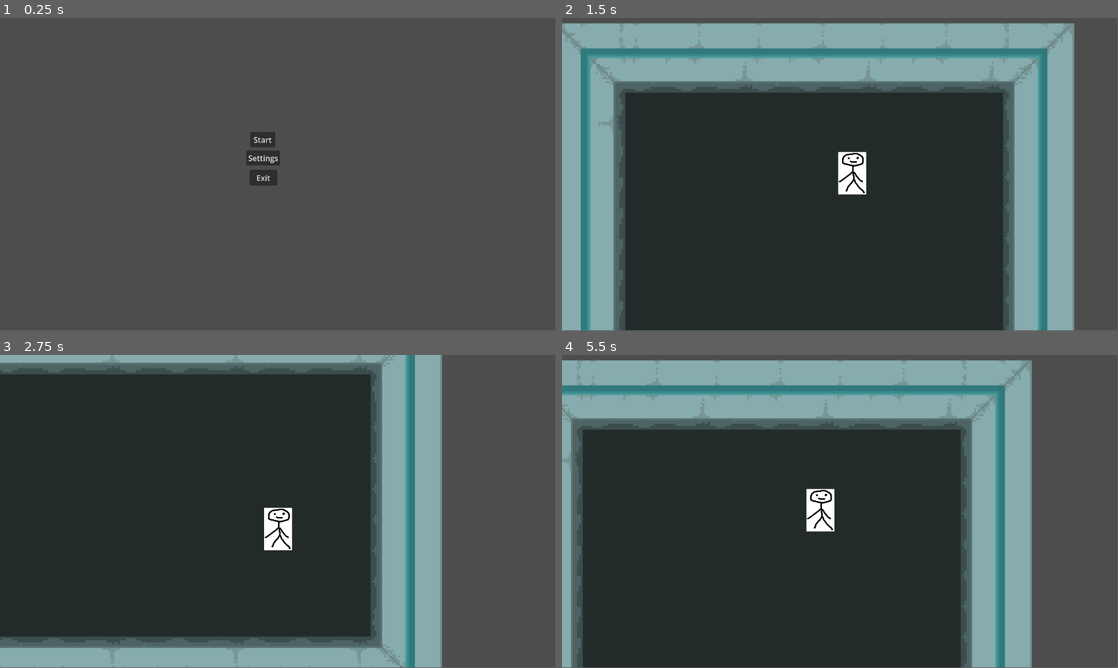
Above: before the commit, frames 1-4 (two rows, left to right).
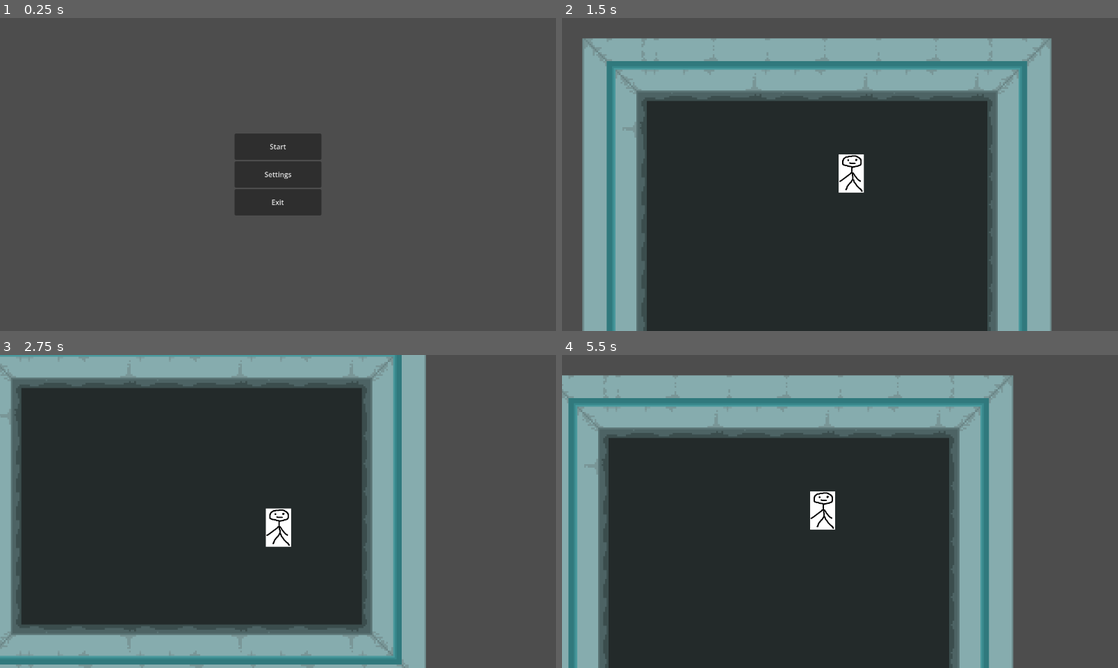
Above: after the commit, the same moments.

Repository: DavydGladius/Gladiator
Game: Godot game, scene res://main_menu.tscn
The game is run twice, just before and just after one commit, with the same random seed, the same clock (stepped at 60 frames per second) and the same inputs.
Inputs:
- Up to frame 1 (0.25 s): no input
- Up to frame 2 (1.5 s): click "Start" at 0.5 s; tap Enter at 1.25 s; hold D (right) from 1.28 s (still down)
- Up to frame 3 (2.75 s): release D (right) at 2.03 s; hold S (down) from 2.03 s (still down)
- Up to frame 4 (5.5 s): release S (down) at 2.78 s; hold D (right) 2.78-3.53 s; hold W (up) 3.53-4.28 s; hold A (left) from 4.28 s (still down)
In our replay, the window is 799x449 before the commit and 800x450 after it. These sizes can differ from the game's own. Grey fills any space a smaller window leaves; there, only what the larger window draws over its background counts as a difference.

The runs differ from the first frame. In frame 1, 3.3% of the frame differs, in the area x 42-58%, y 36-64%; in frame 2, 35%, in the area x 0-93%, y 1-100%; in frame 3, 26%; in frame 4, 29%.

Commit message:
Minor fixes
+ Centered menu buttons using anchor.
+ Made buttons bigger.
+ Changed screen size to 720p (temp)
+ Changed main_menu from Node2d to Control node

Diff:
--- a/main_menu.gd
+++ b/main_menu.gd
@@ -1,4 +1,4 @@
-extends Node2D
+extends Control
 
 
 # Called when the node enters the scene tree for the first time.
--- a/main_menu.tscn
+++ b/main_menu.tscn
@@ -2,39 +2,46 @@
 
 [ext_resource type="Script" uid="uid://l2cvnr2pxmkl" path="res://main_menu.gd" id="1_06t4h"]
 
-[node name="MainMenu" type="Node2D" unique_id=1367223021]
+[node name="MainMenu" type="Control" unique_id=1198453827]
+layout_mode = 3
+anchors_preset = 15
+anchor_right = 1.0
+anchor_bottom = 1.0
+grow_horizontal = 2
+grow_vertical = 2
 script = ExtResource("1_06t4h")
 
-[node name="Button_manager" type="Control" parent="." unique_id=623323876]
-layout_mode = 3
-anchors_preset = 0
-offset_right = 40.0
-offset_bottom = 40.0
+[node name="Button_manager" type="VBoxContainer" parent="." unique_id=2106817055]
+layout_mode = 1
+anchors_preset = 8
+anchor_left = 0.5
+anchor_top = 0.5
+anchor_right = 0.5
+anchor_bottom = 0.5
+offset_left = -35.0
+offset_top = -50.5
+offset_right = 35.0
+offset_bottom = 50.5
+grow_horizontal = 2
+grow_vertical = 2
+size_flags_horizontal = 4
+size_flags_vertical = 4
 
 [node name="Start" type="Button" parent="Button_manager" unique_id=553682856]
-layout_mode = 0
-offset_left = 519.0
-offset_top = 237.0
-offset_right = 571.0
-offset_bottom = 268.0
+custom_minimum_size = Vector2(200, 60)
+layout_mode = 2
 text = "Start
 "
 
 [node name="Settings" type="Button" parent="Button_manager" unique_id=1129542298]
-layout_mode = 0
-offset_left = 511.0
-offset_top = 275.0
-offset_right = 581.0
-offset_bottom = 306.0
+custom_minimum_size = Vector2(200, 60)
+layout_mode = 2
 text = "Settings
 "
 
 [node name="Exit" type="Button" parent="Button_manager" unique_id=1253212534]
-layout_mode = 0
-offset_left = 518.0
-offset_top = 315.0
-offset_right = 575.0
-offset_bottom = 348.0
+custom_minimum_size = Vector2(200, 60)
+layout_mode = 2
 text = "Exit
 "
 
--- a/project.godot
+++ b/project.godot
@@ -14,6 +14,15 @@
 run/main_scene="uid://cx8imt3qlaay8"
 config/features=PackedStringArray("4.6", "GL Compatibility")
 config/icon="res://icon.svg"
+boot_splash/stretch/aspect="keep"
+boot_splash/stretch/mode="disabled"
+boot_splash/size/viewport_height=648
+boot_splash/size/viewport_width=1152
+
+[display]
+
+window/size/viewport_width=1280
+window/size/viewport_height=720
 
 [dotnet]
 
